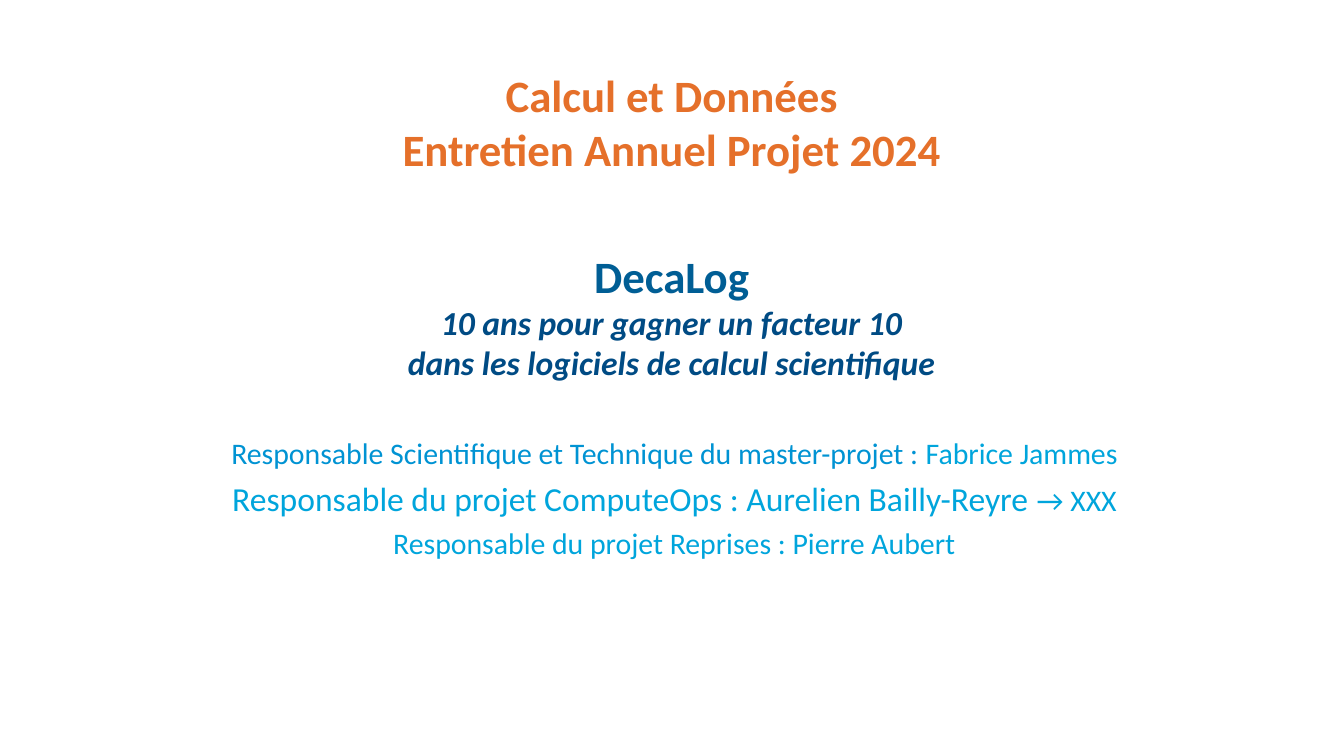
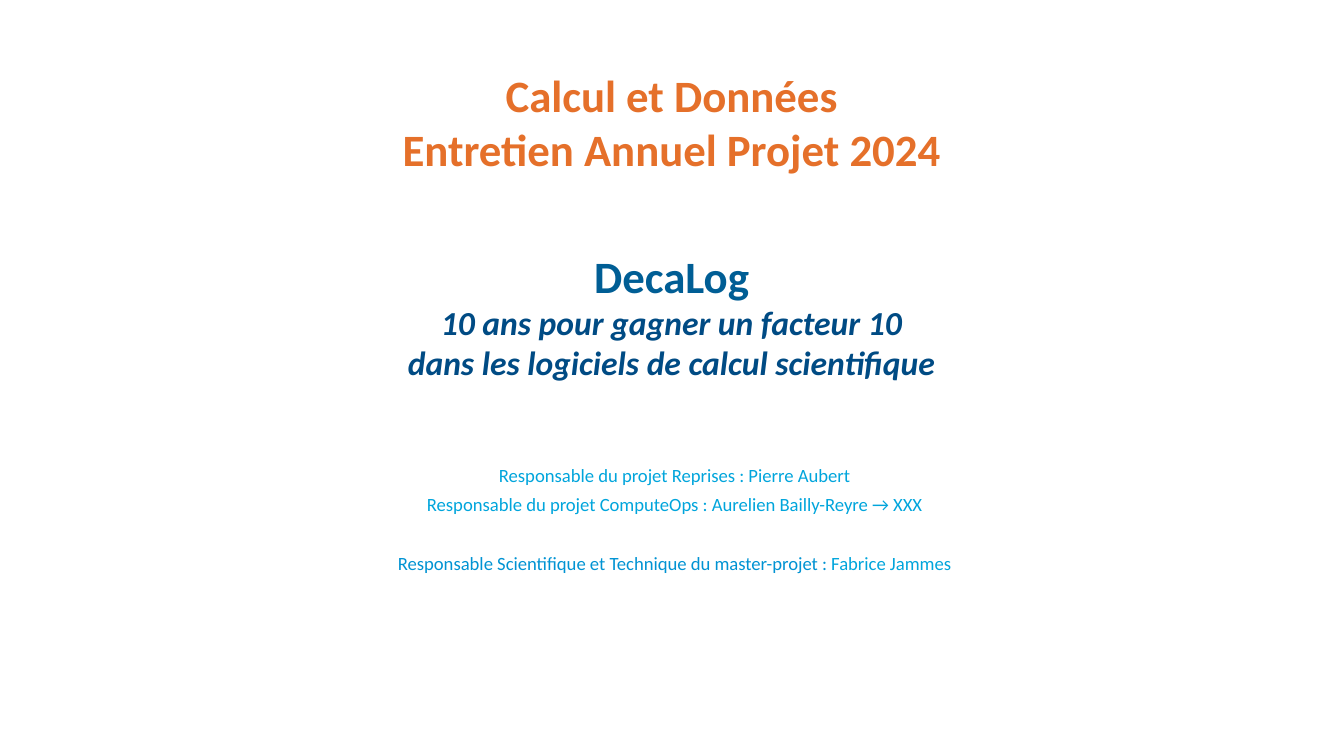
Before and after one commit to fjammes/misc, a slide deck: slide 2 of decalog/decalog-entretien-2024.odp. Drawn at 1344x756 pixels with LibreOffice and Linux fonts; fonts in the diff are those of the drawing. Boxes give left, top, right and bottom in pixels: in the first picture for what was removed or moved away, otherwise in the second. Text is boxed around its words. In the diff, an @@ line names an element or a change of style, - is before the commit and + after.

```diff
--- a/decalog/decalog-entretien-2024.odp
+++ b/decalog/decalog-entretien-2024.odp
@@ text at bbox=[427, 469, 922, 514]: paragraphs added @@
+Responsable du projet Reprises : Pierre Aubert
+Responsable du projet ComputeOps : Aurelien Bailly-Reyre → XXX
@@ text at bbox=[232, 487, 1116, 559]: paragraphs removed @@
-Responsable du projet ComputeOps : Aurelien Bailly-Reyre → XXX
-Responsable du projet Reprises : Pierre Aubert
@@ text at bbox=[398, 557, 951, 574]: size 16 to 10 pt in "Responsable Scientifique et Technique du master-projet : ..." @@
```
Also in this commit, not shown: 11 other slides changed, 1 slide removed, 1 other file.
